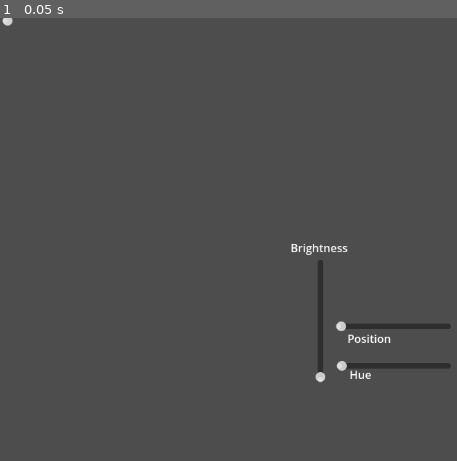
Above: before the commit, frame 1.
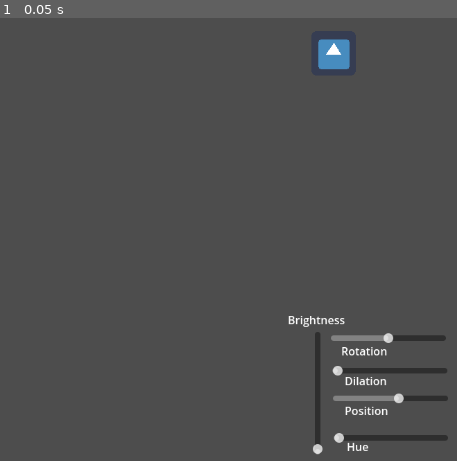
Above: after the commit, the same moment.

Repository: tTtricky/FHS-Game-Dev-2025-26-Collective-Project
Game: Godot game, scene res://mvp.tscn
The game is run twice, just before and just after one commit, with the same random seed, the same clock (stepped at 60 frames per second) and the same inputs. The engine's default icon, where the game draws it, is replaced by a stand-in: a white triangle on a blue panel in a dark square.
Inputs:
- Up to frame 1 (0.05 s): no input

The runs differ from the first frame. In frame 1, 3.4% of the frame differs, in the area x 0-99%, y 0-99%.

Commit message:
Created Stagelight and Commands

Diff:
--- /dev/null
+++ b/main_light_slides.gd
@@ -0,0 +1,6 @@
+extends Node2D
+class_name light
+
+func _process(delta: float) -> void:
+	$Stagelight.rotation = $Sliders/Rotation.value / 150
+	$Stagelight.position.x = $Sliders/Position.value
--- a/mvp.tscn
+++ b/mvp.tscn
@@ -1,54 +1,98 @@
-[gd_scene format=3 uid="uid://bgb4w37b4o8cg"]
+[gd_scene load_steps=3 format=3 uid="uid://bgb4w37b4o8cg"]
+
+[ext_resource type="Script" uid="uid://c6bq28oo06h54" path="res://main_light_slides.gd" id="1_bi05a"]
+[ext_resource type="Texture2D" uid="uid://b8iubhxbq5gw1" path="res://icon.png" id="2_w5aql"]
 
 [node name="MVP" type="Node2D"]
 
 [node name="Main Light Slides" type="Node2D" parent="."]
-position = Vector2(482, 481)
+position = Vector2(478, 585)
+script = ExtResource("1_bi05a")
 
-[node name="Hue" type="HSlider" parent="Main Light Slides"]
+[node name="Sliders" type="Control" parent="Main Light Slides"]
+layout_mode = 3
+anchors_preset = 0
+offset_right = 40.0
+offset_bottom = 40.0
+
+[node name="Hue" type="HSlider" parent="Main Light Slides/Sliders"]
+layout_mode = 0
 offset_right = 165.0
 offset_bottom = 51.0
 
-[node name="Brightness" type="VSlider" parent="Main Light Slides"]
+[node name="Brightness" type="VSlider" parent="Main Light Slides/Sliders"]
+layout_mode = 0
 offset_left = -70.0
 offset_top = -128.0
 offset_right = 24.0
 offset_bottom = 49.0
 
-[node name="Position" type="HSlider" parent="Main Light Slides"]
+[node name="Position" type="HSlider" parent="Main Light Slides/Sliders"]
+layout_mode = 0
 offset_left = -1.0
 offset_top = -40.0
 offset_right = 165.0
 offset_bottom = -24.0
+min_value = -500.0
+max_value = 360.0
 
-[node name="Labels" type="Node2D" parent="."]
+[node name="Dilation" type="HSlider" parent="Main Light Slides/Sliders"]
+layout_mode = 0
+offset_left = -2.0
+offset_top = -80.0
+offset_right = 164.0
+offset_bottom = -64.0
 
-[node name="Main Light" type="Node2D" parent="Labels"]
+[node name="Rotation" type="HSlider" parent="Main Light Slides/Sliders"]
+layout_mode = 0
+offset_left = -4.0
+offset_top = -127.0
+offset_right = 162.0
+offset_bottom = -111.0
+min_value = -360.0
+max_value = 360.0
 
-[node name="Brightness" type="Label" parent="Labels/Main Light"]
+[node name="Labels" type="Node2D" parent="Main Light Slides"]
+position = Vector2(-482, -585)
+
+[node name="Brightness" type="Label" parent="Main Light Slides/Labels"]
 offset_left = 416.0
-offset_top = 324.0
+offset_top = 428.0
 offset_right = 499.0
-offset_bottom = 347.0
+offset_bottom = 451.0
 text = "Brightness"
 
-[node name="Hue" type="Label" parent="Labels/Main Light"]
+[node name="Rotation" type="Label" parent="Main Light Slides/Labels"]
+offset_left = 493.0
+offset_top = 473.0
+offset_right = 576.0
+offset_bottom = 496.0
+text = "Rotation"
+
+[node name="Hue" type="Label" parent="Main Light Slides/Labels"]
 offset_left = 501.0
-offset_top = 507.0
+offset_top = 611.0
 offset_right = 538.0
-offset_bottom = 530.0
+offset_bottom = 634.0
 text = "Hue"
 
-[node name="Label" type="Label" parent="Labels/Main Light"]
+[node name="Position" type="Label" parent="Main Light Slides/Labels"]
 offset_left = 498.0
-offset_top = 455.0
+offset_top = 559.0
 offset_right = 561.0
-offset_bottom = 478.0
+offset_bottom = 582.0
 text = "Position"
 
-[node name="HSlider2" type="HSlider" parent="."]
-offset_right = 8.0
-offset_bottom = 16.0
+[node name="Dilation" type="Label" parent="Main Light Slides/Labels"]
+offset_left = 498.0
+offset_top = 516.0
+offset_right = 561.0
+offset_bottom = 539.0
+text = "Dilation"
+
+[node name="Stagelight" type="Sprite2D" parent="Main Light Slides"]
+position = Vector2(92, -530)
+texture = ExtResource("2_w5aql")
 
 [node name="Camera2D" type="Camera2D" parent="."]
 position = Vector2(573, 328)
--- a/project.godot
+++ b/project.godot
@@ -15,6 +15,59 @@
 config/features=PackedStringArray("4.5")
 config/icon="res://icon.png"
 
+[input]
+
+Up={
+"deadzone": 0.2,
+"events": [Object(InputEventKey,"resource_local_to_scene":false,"resource_name":"","device":-1,"window_id":0,"alt_pressed":false,"shift_pressed":false,"ctrl_pressed":false,"meta_pressed":false,"pressed":false,"keycode":0,"physical_keycode":4194320,"key_label":0,"unicode":0,"location":0,"echo":false,"script":null)
+]
+}
+Down={
+"deadzone": 0.2,
+"events": [Object(InputEventKey,"resource_local_to_scene":false,"resource_name":"","device":-1,"window_id":0,"alt_pressed":false,"shift_pressed":false,"ctrl_pressed":false,"meta_pressed":false,"pressed":false,"keycode":0,"physical_keycode":4194321,"key_label":0,"unicode":0,"location":0,"echo":false,"script":null)
+]
+}
+Left={
+"deadzone": 0.2,
+"events": [Object(InputEventKey,"resource_local_to_scene":false,"resource_name":"","device":-1,"window_id":0,"alt_pressed":false,"shift_pressed":false,"ctrl_pressed":false,"meta_pressed":false,"pressed":false,"keycode":0,"physical_keycode":4194319,"key_label":0,"unicode":0,"location":0,"echo":false,"script":null)
+]
+}
+Right={
+"deadzone": 0.2,
+"events": [Object(InputEventKey,"resource_local_to_scene":false,"resource_name":"","device":-1,"window_id":0,"alt_pressed":false,"shift_pressed":false,"ctrl_pressed":false,"meta_pressed":false,"pressed":false,"keycode":0,"physical_keycode":4194321,"key_label":0,"unicode":0,"location":0,"echo":false,"script":null)
+]
+}
+W={
+"deadzone": 0.2,
+"events": [Object(InputEventKey,"resource_local_to_scene":false,"resource_name":"","device":-1,"window_id":0,"alt_pressed":false,"shift_pressed":false,"ctrl_pressed":false,"meta_pressed":false,"pressed":false,"keycode":0,"physical_keycode":87,"key_label":0,"unicode":119,"location":0,"echo":false,"script":null)
+]
+}
+A={
+"deadzone": 0.2,
+"events": [Object(InputEventKey,"resource_local_to_scene":false,"resource_name":"","device":-1,"window_id":0,"alt_pressed":false,"shift_pressed":false,"ctrl_pressed":false,"meta_pressed":false,"pressed":false,"keycode":0,"physical_keycode":65,"key_label":0,"unicode":97,"location":0,"echo":false,"script":null)
+]
+}
+S={
+"deadzone": 0.2,
+"events": [Object(InputEventKey,"resource_local_to_scene":false,"resource_name":"","device":-1,"window_id":0,"alt_pressed":false,"shift_pressed":false,"ctrl_pressed":false,"meta_pressed":false,"pressed":false,"keycode":0,"physical_keycode":83,"key_label":0,"unicode":115,"location":0,"echo":false,"script":null)
+]
+}
+D={
+"deadzone": 0.2,
+"events": [Object(InputEventKey,"resource_local_to_scene":false,"resource_name":"","device":-1,"window_id":0,"alt_pressed":false,"shift_pressed":false,"ctrl_pressed":false,"meta_pressed":false,"pressed":false,"keycode":0,"physical_keycode":68,"key_label":0,"unicode":100,"location":0,"echo":false,"script":null)
+]
+}
+Shift={
+"deadzone": 0.2,
+"events": [Object(InputEventKey,"resource_local_to_scene":false,"resource_name":"","device":-1,"window_id":0,"alt_pressed":false,"shift_pressed":false,"ctrl_pressed":false,"meta_pressed":false,"pressed":false,"keycode":0,"physical_keycode":4194325,"key_label":0,"unicode":0,"location":0,"echo":false,"script":null)
+]
+}
+Space={
+"deadzone": 0.2,
+"events": [Object(InputEventKey,"resource_local_to_scene":false,"resource_name":"","device":-1,"window_id":0,"alt_pressed":false,"shift_pressed":false,"ctrl_pressed":false,"meta_pressed":false,"pressed":false,"keycode":0,"physical_keycode":32,"key_label":0,"unicode":32,"location":0,"echo":false,"script":null)
+]
+}
+
 [physics]
 
 common/enable_pause_aware_picking=true
Not shown, added: main_light_slides.gd.uid
